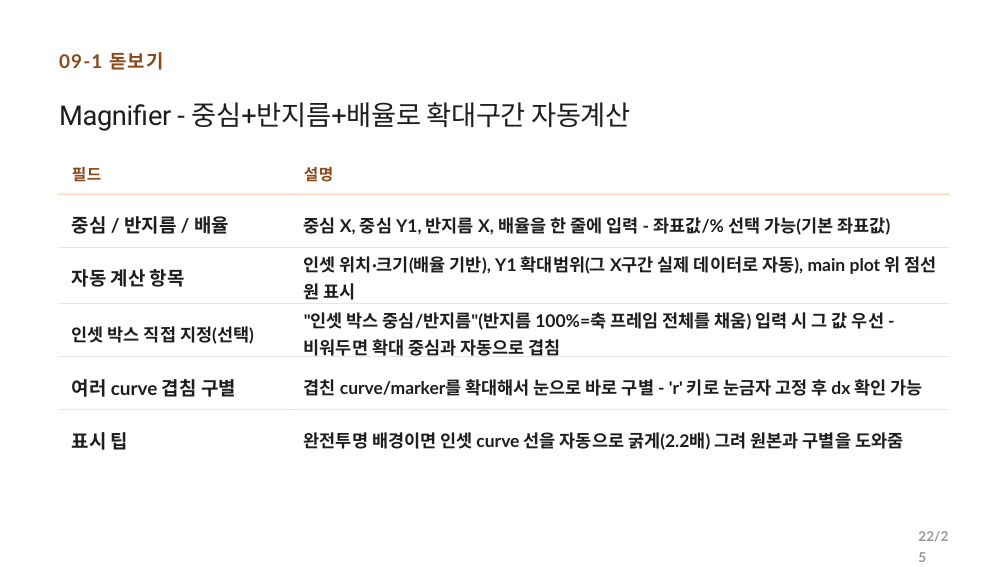
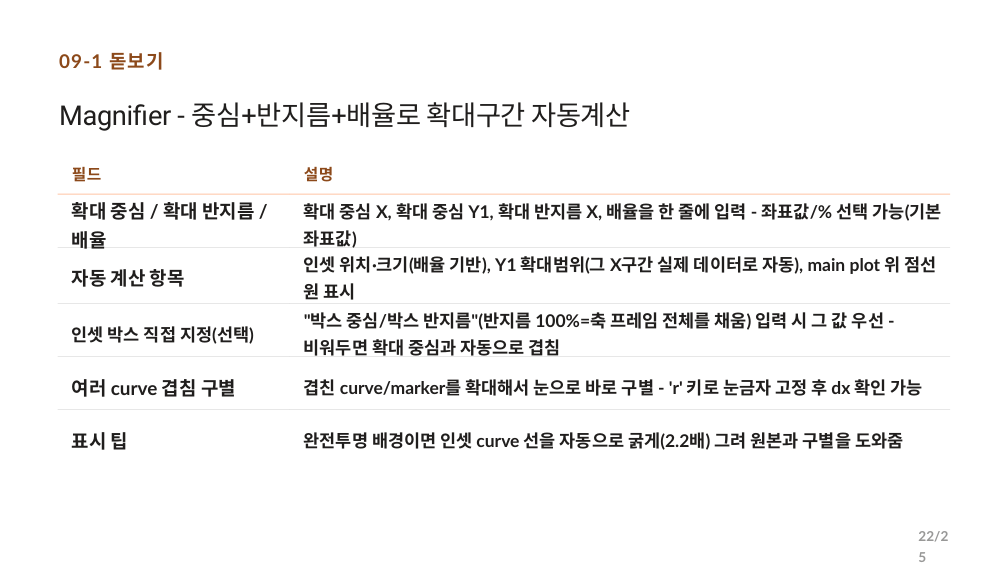
Before and after one commit to CWKIM113/CathPlot_Pub, a slide deck: slide 22 of CathPlot_발표.pptx. Drawn at 1008x567 pixels with LibreOffice and Linux fonts; fonts in the diff are those of the drawing. Boxes give left, top, right and bottom in pixels: in the first picture for what was removed or moved away, otherwise in the second. Text is boxed around its words. In the diff, an @@ line names an element or a change of style, - is before the commit and + after.

```diff
--- a/CathPlot_발표.pptx
+++ b/CathPlot_발표.pptx
@@ text at (x1=72, y1=202, x2=254, y2=249): text changed @@
-중심 / 반지름 / 배율
+확대 중심 / 확대 반지름 / 배율
@@ text at (x1=304, y1=200, x2=942, y2=248): text changed @@
-중심 X, 중심 Y1, 반지름 X, 배율을 한 줄에 입력 - 좌표값/% 선택 가능(기본 좌표값)
+확대 중심 X, 확대 중심 Y1, 확대 반지름 X, 배율을 한 줄에 입력 - 좌표값/% 선택 가능(기본 좌표값)
@@ text at (x1=304, y1=312, x2=884, y2=356): text changed @@
-"인셋 박스 중심/반지름"(반지름 100%=축 프레임 전체를 채움) 입력 시 그 값 우선 - 비워두면 확대 중심과 자동으로 겹침
+"박스 중심/박스 반지름"(반지름 100%=축 프레임 전체를 채움) 입력 시 그 값 우선 - 비워두면 확대 중심과 자동으로 겹침
```
Also in this commit, not shown: 3 other files.
